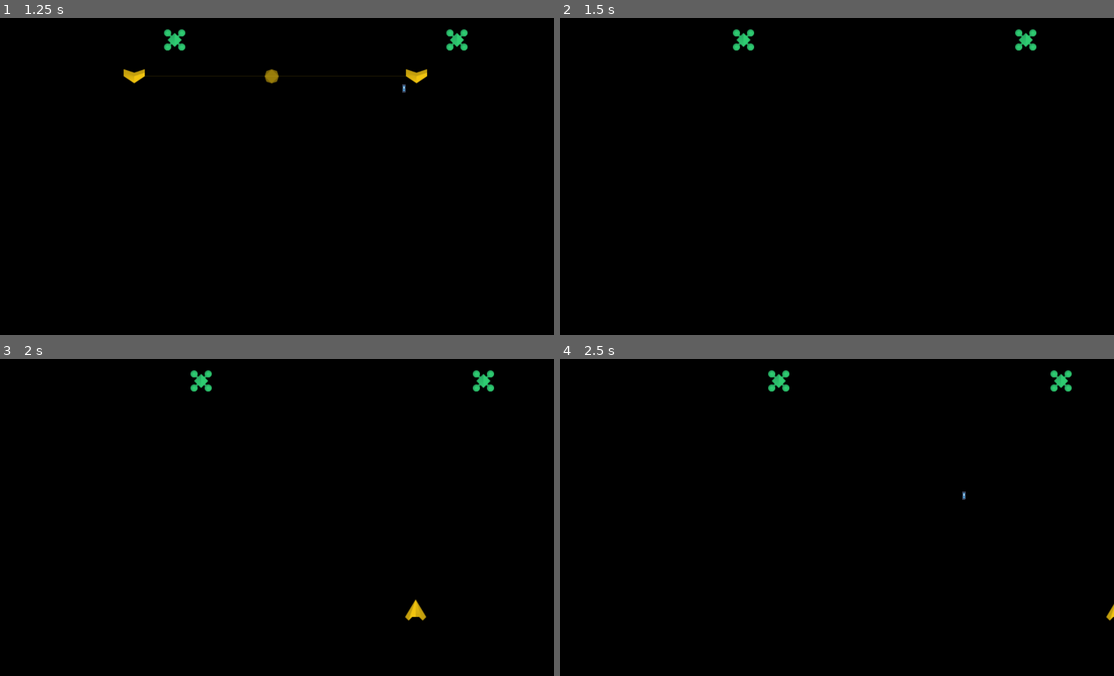
Above: before the commit, frames 1-4 (two rows, left to right).
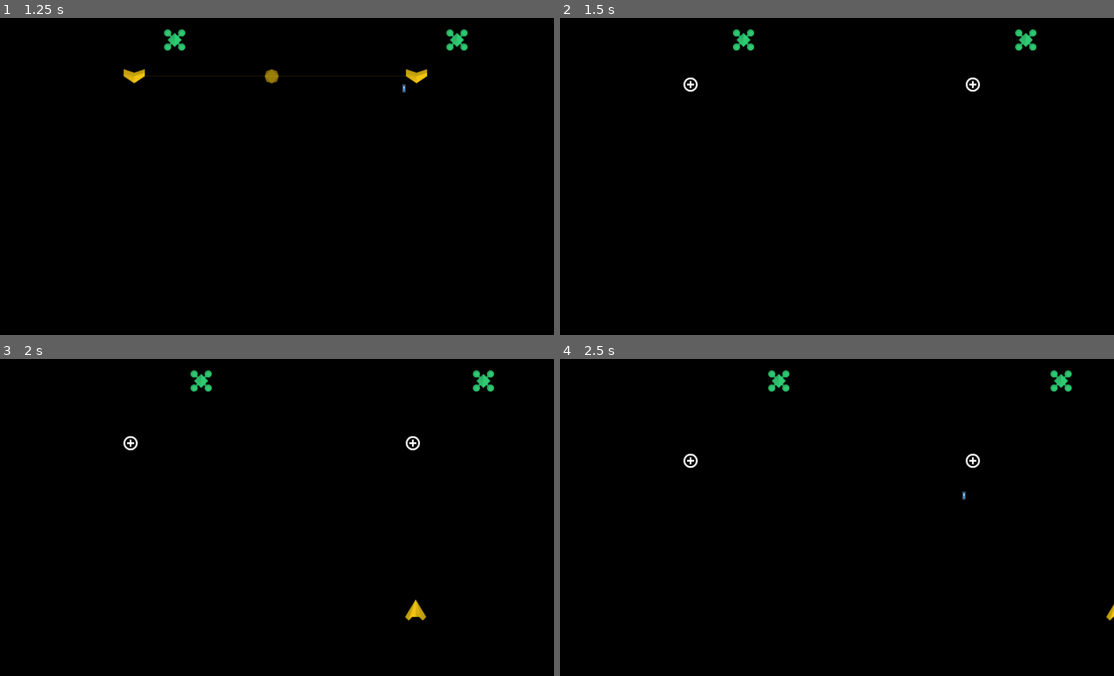
Above: after the commit, the same moments.

Repository: sacrificerXY/parallel-invaders
Game: Godot game, scene res://World.tscn
The game is run twice, just before and just after one commit, with the same random seed, the same clock (stepped at 60 frames per second) and the same inputs. The engine's default icon, where the game draws it, is replaced by a stand-in: a white triangle on a blue panel in a dark square.
Inputs:
- Up to frame 1 (1.25 s): hold D (move_right) from 0.53 s (still down); hold Space (fire) from 0.53 s (still down)
- Up to frame 2 (1.5 s): release D (move_right) at 1.28 s; release Space (fire) at 1.28 s; hold A (move_left) from 1.28 s (still down); tap Space (fire) at 1.35 s
- Up to frame 3 (2 s): keep holding A (move_left)
- Up to frame 4 (2.5 s): release A (move_left) at 2.03 s; hold D (move_right) from 2.03 s (still down); hold Space (fire) from 2.03 s (still down)

Frame 1 is identical in both runs. In frame 2, 0.1% of the frame differs, in the area x 22-76%, y 18-24%; in frame 3, 0.1%; in frame 4, 0.1%.

Commit message:
add powerup sprite

Diff:
--- a/G.gd
+++ b/G.gd
@@ -1,7 +1,7 @@
 extends Node
 
 var last_row_group: int = 0
-
+var world
 
 func get_next_row_group():
 	var nxt := 'ship_row_' + String(last_row_group)
--- a/LinkedShip.gd
+++ b/LinkedShip.gd
@@ -21,3 +21,8 @@
 
 func on_partner_destroyed(ship: Ship):
 	queue_free()
+
+
+func queue_free():
+	.queue_free()
+	g.world.spawn_powerup(position)
--- /dev/null
+++ b/Powerup.gd
@@ -0,0 +1,8 @@
+extends Area2D
+class_name Powerup
+
+const SPEED := 80
+
+
+func _physics_process(delta):
+	position.y += SPEED * delta
--- /dev/null
+++ b/Powerup.tscn
@@ -0,0 +1,15 @@
+[gd_scene load_steps=4 format=2]
+
+[ext_resource path="res://assets/sprites/kenney-simple-space/icon_plusSmall.png" type="Texture" id=1]
+[ext_resource path="res://Powerup.gd" type="Script" id=2]
+
+[sub_resource type="RectangleShape2D" id=1]
+
+[node name="Powerup" type="Area2D"]
+script = ExtResource( 2 )
+
+[node name="CollisionShape2D" type="CollisionShape2D" parent="."]
+shape = SubResource( 1 )
+
+[node name="Sprite" type="Sprite" parent="."]
+texture = ExtResource( 1 )
--- a/World.gd
+++ b/World.gd
@@ -15,6 +15,8 @@
 
 
 func _ready():
+	assert(g.world == null)
+	g.world = self
 	adjust_bouncer(find_node('LeftBouncer'), 0.0)
 	adjust_bouncer(find_node('CenterBouncer'), 0.5)
 	adjust_bouncer(find_node('RightBouncer'), 1.0)
@@ -129,3 +131,8 @@
 # Called every frame. 'delta' is the elapsed time since the previous frame.
 #func _process(delta):
 #	pass
+
+func spawn_powerup(pos: Vector2):
+	var p: Powerup = preload('res://Powerup.tscn').instance()
+	p.position = pos
+	add_child(p)
--- a/project.godot
+++ b/project.godot
@@ -24,6 +24,11 @@
 "language": "GDScript",
 "path": "res://LinkedShip.gd"
 }, {
+"base": "Area2D",
+"class": "Powerup",
+"language": "GDScript",
+"path": "res://Powerup.gd"
+}, {
 "base": "KinematicBody2D",
 "class": "Ship",
 "language": "GDScript",
@@ -33,6 +38,7 @@
 "Bullet": "",
 "DLink": "",
 "LinkedShip": "",
+"Powerup": "",
 "Ship": ""
 }
 
